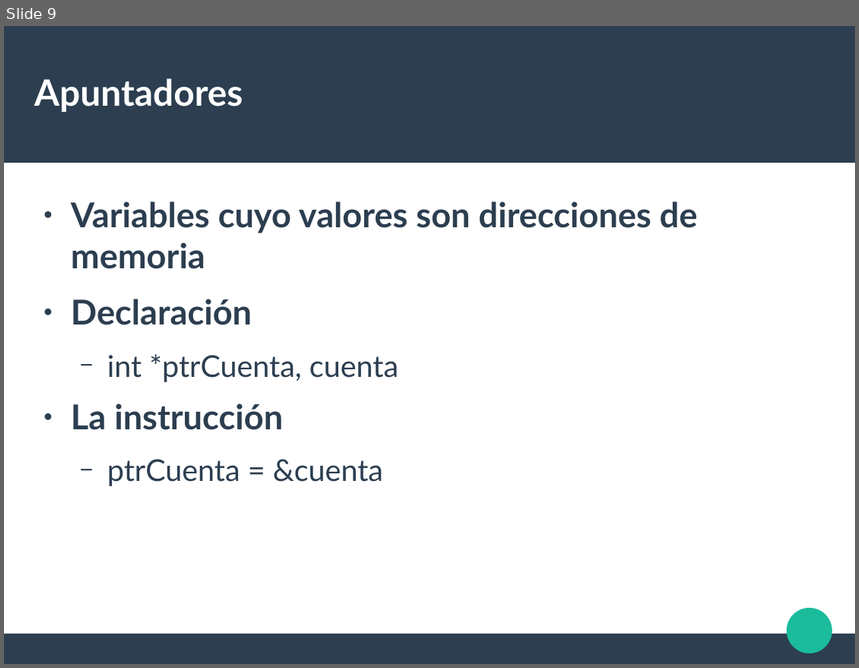
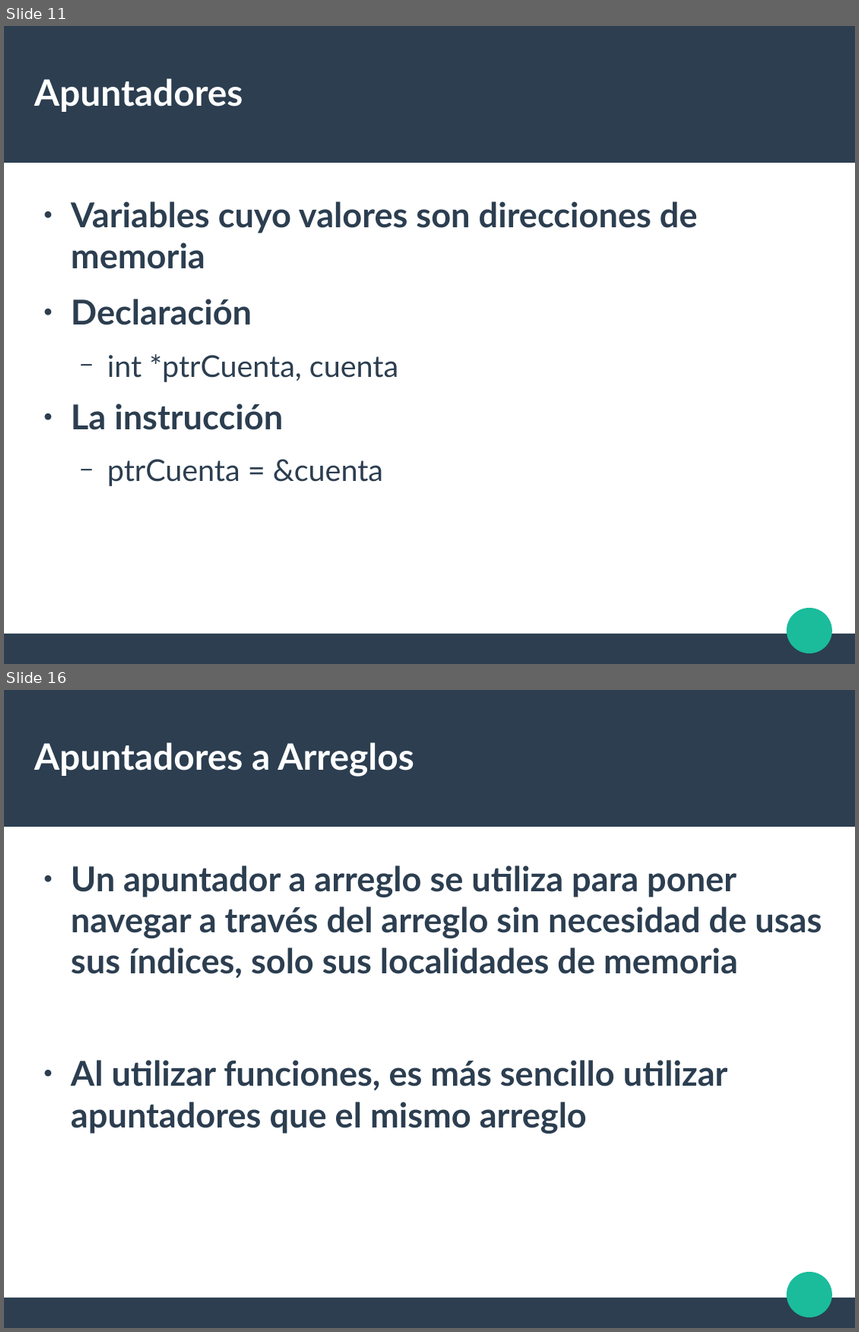
Before and after one commit to liowiki/EDA1-20192, a slide deck: Tema1.odp. Shown one above the other, each under a label of ours: slide 9 before the commit, slides 11 and 16 after it; the slides between them are not shown. The pictures are 859x668 and 859x1332 pixels, drawn with LibreOffice and Linux fonts; fonts in the diff are those of the drawing. Boxes give left, top, right and bottom in pixels: in the first picture for what was removed or moved away, otherwise in the second. Text is boxed around its words. In the diff, an @@ line names an element or a change of style, - is before the commit and + after.

```diff
--- a/Tema1.odp
+++ b/Tema1.odp
@@ slide 16 added at box(4, 690, 855, 1328), background #FFFFFF; not listed: 3 template elements that a slide beside it also shows @@
@@ title added at box(34, 742, 414, 777), 33.9 pt, text #FFFFFF, bold @@
+Apuntadores a Arreglos
@@ text added at box(71, 866, 822, 1134), 32 pt, text #2C3E50, bold @@
+● Un apuntador a arreglo se utiliza para poner navegar a través del arreglo sin necesidad de usas sus índices, solo sus localidades de memoria
+● Al utilizar funciones, es más sencillo utilizar apuntadores que el mismo arreglo
@@ what was slide 9 is now slide 11 @@
```
Also in this commit, not shown: 1 slide changed, 31 other slides added, 4 other files.
